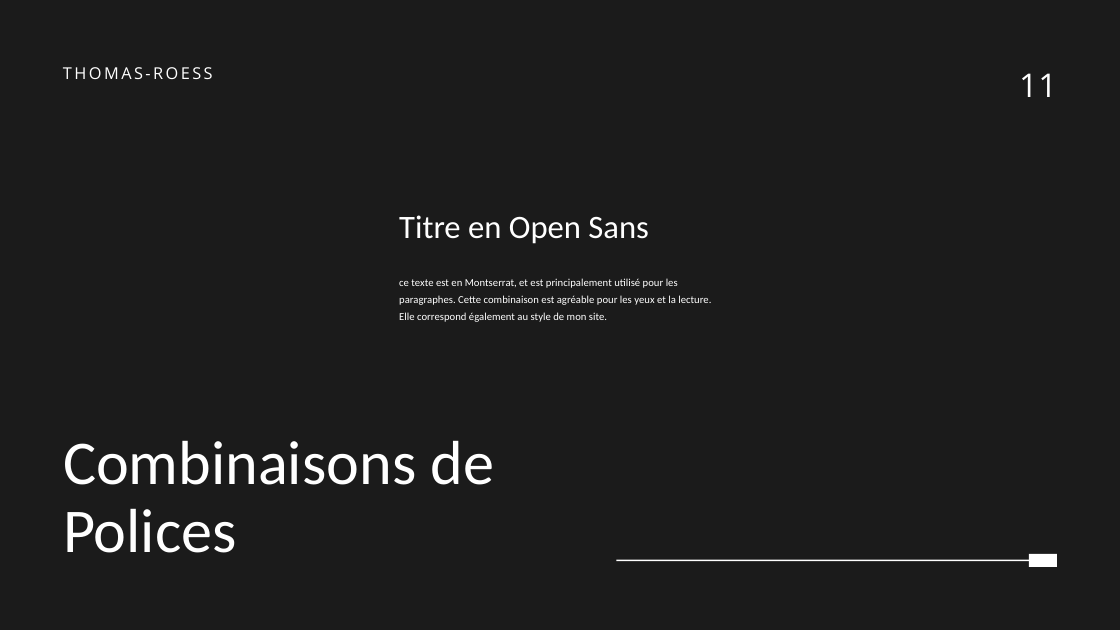
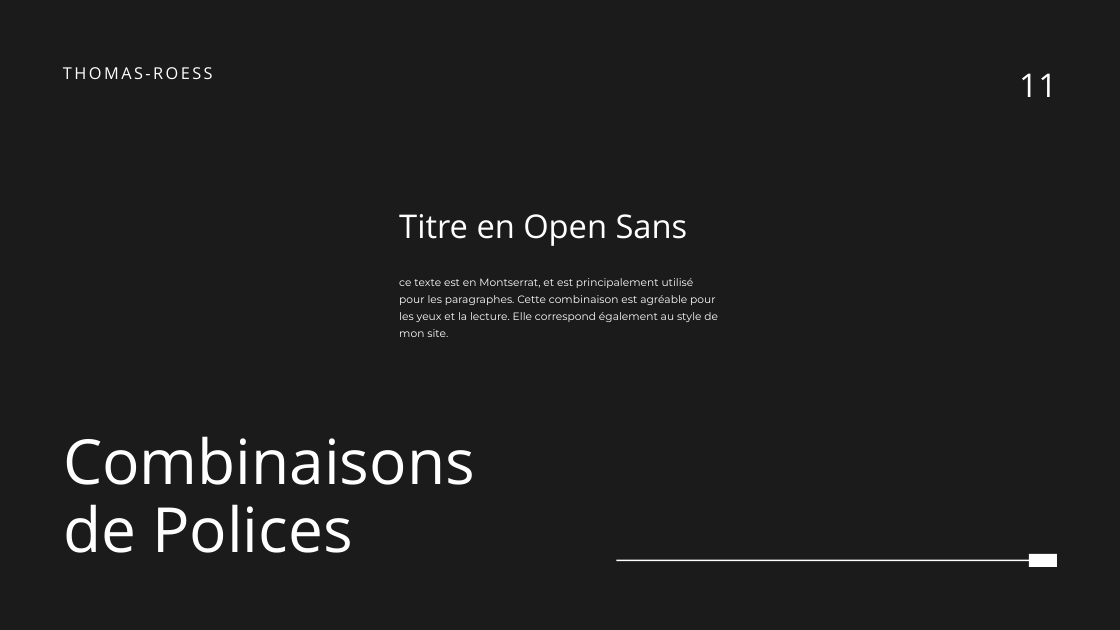
Before and after one commit to Kikuichimonji/Portfolio, a slide deck: slide 11 of Thomas-roess.fr.pptx. Drawn at 1120x630 pixels with LibreOffice and Linux fonts; fonts in the diff are those of the drawing. Boxes give left, top, right and bottom in pixels: in the first picture for what was removed or moved away, otherwise in the second. Text is boxed around its words. In the diff, an @@ line names an element or a change of style, - is before the commit and + after.

```diff
--- a/Thomas-roess.fr.pptx
+++ b/Thomas-roess.fr.pptx
@@ text "Titre en Open Sans" at box(399, 214, 688, 246): font Calibri to Open Sans @@
@@ text "ce texte est en Montserrat, ..." at box(399, 278, 718, 337): font Calibri to Montserrat @@
@@ text "Combinaisons de Polices" at box(63, 436, 475, 553): font Calibri to Open Sans @@
```
Also in this commit, not shown: 14 other slides changed.
